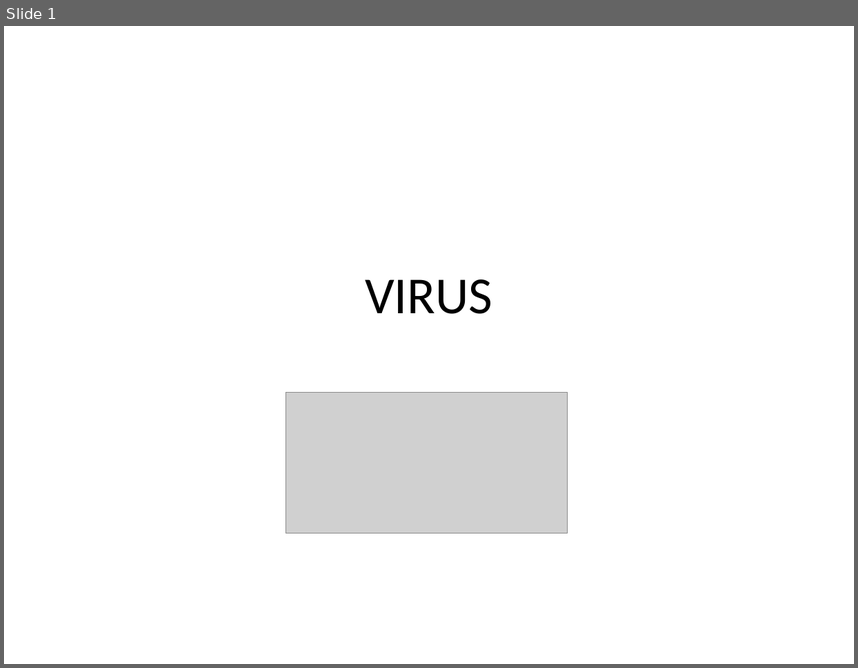
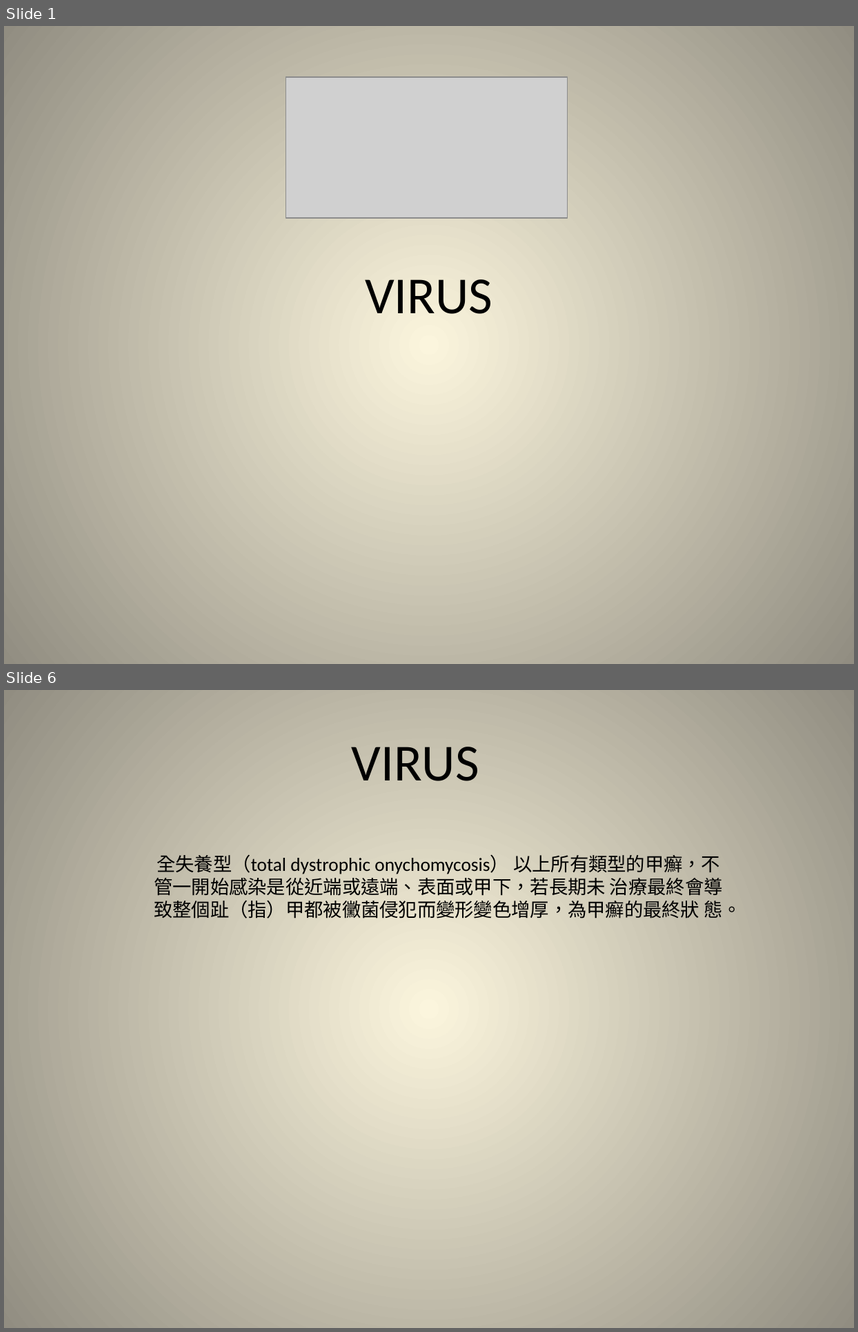
Before and after one commit to kevinlee584/ppt, a slide deck: virus.pptx. Shown one above the other, each under a label of ours: slide 1 before the commit, slides 1 and 6 after it; the slides between them are not shown. The pictures are 858x668 and 858x1332 pixels, drawn with LibreOffice and Linux fonts; fonts in the diff are those of the drawing; grey boxes stand for pictures. Boxes give left, top, right and bottom in pixels: in the first picture for what was removed or moved away, otherwise in the second. Text is boxed around its words. In the diff, an @@ line names an element or a change of style, - is before the commit and + after.

```diff
--- a/virus.pptx
+++ b/virus.pptx
@@ slide 6 added at [4,690,854,1328], background gradient #FCF7DD to #918E81 @@
@@ title added at [351,747,479,781], 44 pt, text #000000 @@
+VIRUS
@@ subtitle added at [154,855,742,918], 16 pt, text #000000 @@
+全失養型（total dystrophic onychomycosis） 以上所有類型的甲癬，不管一開始感染是從近端或遠端、表面或甲下，若長期未 治療最終會導致整個趾（指）甲都被黴菌侵犯而變形變色增厚，為甲癬的最終狀 態。
@@ slide 1 changed as well @@
@@ background #FFFFFF to gradient #FCF7DD to #918E81 @@
@@ picture: place and size @@
-picture at [286,392,567,534]
+picture at [286,77,567,218]
```
Also in this commit, not shown: 12 other slides added.
